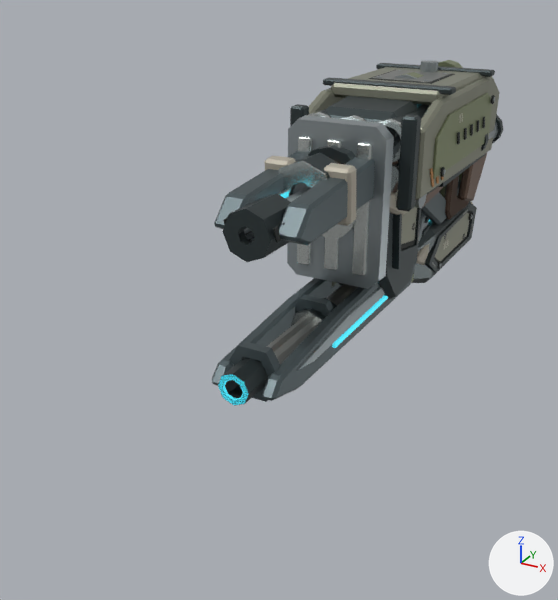
Two versions of the glTF model dist/rig-bench/expansion-weapons.glb, one commit apart.
Camera for both pictures: a 50 mm camera at (2.57, -8.16, 2.18) aimed at (-0.55, -2.47, -0.66). Lighting does not change. The marker at lower right points along +X, +Y and +Z. The picture after the commit comes second. Where no turn or scale is listed for an object, it has been applied to the vertices. Vertices at exactly the same position are counted once.

Before the edit, the objects in view are built like this:
```python
ob_obelisk__armory_blue_slate = bpy.data.objects.new('obelisk__armory_blue_slate', me_accelerator_casting)
ob_obelisk__armory_blue_slate.location = (0.0, 0.0, 0.0)
ob_parallax__armory_blue_slate = bpy.data.objects.new('parallax__armory_blue_slate', me_accelerator_collar)
ob_parallax__armory_blue_slate.location = (0.0, 0.0, 0.0)
ob_parallax__armory_ion = bpy.data.objects.new('parallax__armory_ion', me_capacitor_port)
ob_parallax__armory_ion.location = (0.0, 0.0, 0.0)
ob_parallax__armory_steel = bpy.data.objects.new('parallax__armory_steel', me_grip_pin_002)
ob_parallax__armory_steel.location = (0.0, 0.0, 0.0)
ob_parallax_pulse_bore__armory_graphite = bpy.data.objects.new('parallax.pulse_bore__armory_graphite', me_emitter_seal)
ob_parallax_pulse_bore__armory_graphite.location = (0.0, -1.19, -0.59)
ob_parallax_pulse_bore__armory_ion = bpy.data.objects.new('parallax.pulse_bore__armory_ion', me_pulse_aperture)
ob_parallax_pulse_bore__armory_ion.location = (0.0, -1.19, -0.59)
ob_parallax_pulse_bore__armory_warmsteel = bpy.data.objects.new('parallax.pulse_bore__armory_warmsteel', me_accelerator_spine)
ob_parallax_pulse_bore__armory_warmsteel.location = (0.0, -1.19, -0.59)
# also in view: 'obelisk__armory_ceramic' at (0.0, -2.11, 0.57); 'cerberus__armory_graphite' at (0.0, -0.88, 0.68); 'falcon.recoil__armory_edge' at (0.0, -3.11, 0.56); 'rivet__armory_graphite' at (-0.14, -0.16, -0.72); 'cerberus__armory_sand_casting' at (0.0, -0.89, 0.41)
```
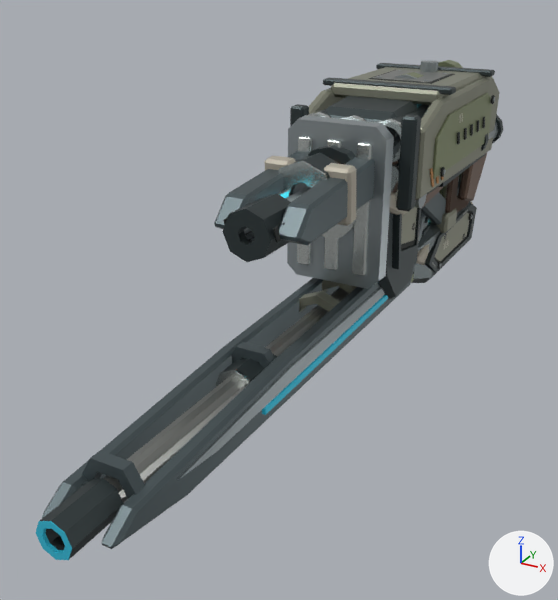
Location of each change, (x1, y1, x2, y2) in pixels of the pictures (558 x 600 px; the box of a moved part takes in the faces that stretch with it):
'parallax__armory_blue_slate', reshaped: before (212, 263, 416, 402); after (42, 263, 416, 549)
'parallax.pulse_bore__armory_warmsteel', moved, rescaled: before (266, 284, 358, 364); after (104, 287, 349, 503)
'parallax.pulse_bore__armory_graphite', moved, rescaled (65% wider, 71% taller): before (218, 358, 268, 405); after (40, 478, 123, 559)
'parallax__armory_steel', reshaped: before (297, 287, 385, 370); after (177, 287, 385, 480)
'parallax__armory_charge', added (mostly hidden): after (262, 295, 388, 415)
'parallax.pulse_bore__armory_charge', added (cyan): after (36, 521, 72, 560)
'parallax.pulse_bore__armory_ion', deleted: before (218, 374, 248, 405)
part 3 of me_accelerator_collar, moved or reshaped: before (295, 295, 334, 317); after (82, 450, 145, 499)
part 4 of me_accelerator_collar, moved or reshaped: before (212, 278, 391, 402); after (42, 278, 391, 549)
part 5 of me_capacitor_port, deleted: before (332, 296, 388, 348)

Diff of the bpy script that builds the scene:
```diff
--- a/dist/rig-bench/expansion-weapons.glb.py
+++ b/dist/rig-bench/expansion-weapons.glb.py
@@ me_emitter_seal @@
-me_emitter_seal.from_pydata(...)  # 32 vertices, 64 faces; spans x -0.128..0.128, y -2.955..-2.665, z -0.128..0.128
+me_emitter_seal.from_pydata(...)  # 32 vertices, 64 faces; spans x -0.128..0.128, y -4.725..-4.315, z -0.128..0.128
+# me_emitter_seal part 1: the whole mesh is scaled about its middle by (1, 1.41, 1), then moved by (0.0, -1.71, 0.0)
 me_emitter_seal.materials.append(mat_armory_graphite)
@@ me_accelerator_spine @@
-me_accelerator_spine.from_pydata(...)  # 48 vertices, 96 faces; spans x -0.09..0.09, y -2.76..0.01, z -0.09..0.09
+me_accelerator_spine.from_pydata(...)  # 48 vertices, 96 faces; spans x -0.09..0.09, y -4.41..0.02, z -0.09..0.09
+# me_accelerator_spine part 2: the whole mesh is scaled about the mesh origin by (1, 1.6, 1)
 me_accelerator_spine.materials.append(mat_armory_warmsteel)
@@ me_accelerator_collar @@
-me_accelerator_collar.from_pydata(...)  # 244 vertices, 468 faces; spans x -0.32..0.32, y -4.04..0.87, z -0.9..0.08
+me_accelerator_collar.from_pydata(...)  # 272 vertices, 520 faces; spans x -0.32..0.32, y -5.76..2.16, z -0.9..0.28
+# me_accelerator_collar part 3: the loose piece of 24 vertices spanning x -0.23..0.23, y -2.9..-2.82, z -0.79..-0.39 is moved by (0.0, -2.57, 0.0)
+# me_accelerator_collar part 4: 88 vertices moved from x -0.27..0.27, y -4.04..-1.21, z -0.81..-0.39 to x -0.27..0.27, y -5.76..-1.22, z -0.81..-0.39; 20 vertices removed from x -0.27..0.27, y -4.04..-3.8, z -0.64..-0.39; 16 vertices added at x -0.27..0.27, y -5.76..-3.82, z -0.79..-0.39
+# other edits to the shape of me_accelerator_collar do not show in these pictures
 me_accelerator_collar.materials.append(mat_armory_blue_slate)
@@ me_capacitor_port @@
-me_capacitor_port.from_pydata(...)  # 140 vertices, 256 faces; spans x -0.3..0.3, y -3.08..0.46, z -0.81..-0.27
+me_capacitor_port.from_pydata(...)  # 48 vertices, 88 faces; spans x -0.21..0.21, y -0.85..-0.42, z -0.38..-0.27
+# me_capacitor_port part 5: the loose piece of 24 vertices spanning x 0.27..0.3, y -3.08..-1.52, z -0.67..-0.62 is deleted
+# other edits to the shape of me_capacitor_port do not show in these pictures
 me_capacitor_port.materials.append(mat_armory_ion)
@@ me_grip_pin_002 @@
-me_grip_pin_002.from_pydata(...)  # 116 vertices, 224 faces; spans x -0.29..0.29, y -3.69..0.09, z -0.62..0.09
+me_grip_pin_002.from_pydata(...)  # 164 vertices, 312 faces; spans x -0.29..0.29, y -5.2..2.13, z -0.62..0.33
+# me_grip_pin_002 part 6: the loose piece of 26 vertices spanning x 0.26..0.29, y -3.69..-1.43, z -0.62..-0.49 is scaled about its middle by (1, 1.6, 1), then moved by (0.0, -0.82, 0.0)
+# other edits to the shape of me_grip_pin_002 do not show in these pictures
 me_grip_pin_002.materials.append(mat_armory_steel)
@@ ob_parallax_pulse_bore__armory_ion @@
-ob_parallax_pulse_bore__armory_ion = bpy.data.objects.new('parallax.pulse_bore__armory_ion', me_pulse_aperture)
@@ ob_parallax__armory_charge @@
+ob_parallax__armory_charge = bpy.data.objects.new('parallax__armory_charge', me_capacitor_port_1)  # 92 vertices, 168 faces; spans x -0.3..0.3, y -4.21..0.46, z -0.81..-0.62; in mat_armory_charge (cyan #35b6d3)
+ob_parallax__armory_charge.location = (0.0, 0.0, 0.0)
@@ ob_parallax_pulse_bore__armory_charge @@
+ob_parallax_pulse_bore__armory_charge = bpy.data.objects.new('parallax.pulse_bore__armory_charge', me_pulse_aperture_1)  # 32 vertices, 64 faces; spans x -0.127..0.127, y -4.728..-4.704, z -0.127..0.127; in mat_armory_charge (cyan #35b6d3)
+ob_parallax_pulse_bore__armory_charge.location = (0.0, -1.19, -0.59)
```
